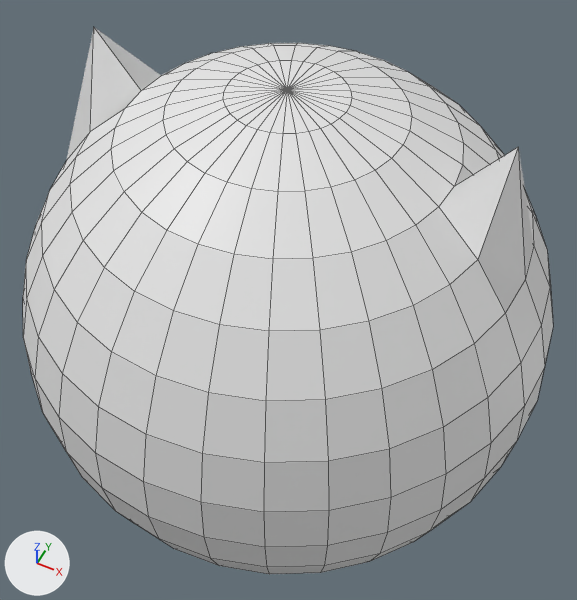
What one commit did to the FBX model resources/objects/sphere/sphere.fbx.
Rendered twice from a 50 mm camera at (0.94, -1.87, 2.38) aimed at (0.0, 0.02, 0.03). The axes (+X, +Y, +Z) are drawn at lower left. The lights are the same throughout. Mesh edges are drawn as thin lines.

Script lines for the objects in view, before the commit:
```python
me_球体 = bpy.data.meshes.new('球体')
me_球体.from_pydata(...)  # 482 vertices, 512 faces; spans x -1.0..1.0, y -1.0..1.0, z -1.0..1.03
ob_球体 = bpy.data.objects.new('球体', me_球体)
ob_球体.location = (0.0, 0.0, 0.0)
```
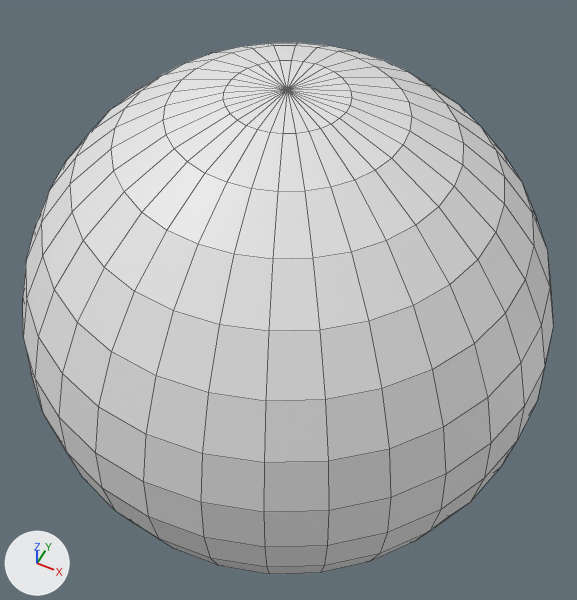
The newer file is also rescaled (x0.01), turned or shifted as a whole; pictures and numbers use the older file's frame.

Patch to the scene script:
```diff
--- a/resources/objects/sphere/sphere.fbx.py
+++ b/resources/objects/sphere/sphere.fbx.py
@@ me_球体 @@
 me_球体.from_pydata(...)  # 482 vertices, 512 faces; spans x -1.0..1.0, y -1.0..1.0, z -1.0..1.03
 # used by ob_球体; location = (0.0, 0.0, 0.0)
-me_球体.vertices[115].co = (0.71, 0.0, 1.03)  # pixel (518, 146)
-me_球体.vertices[356].co = (-0.71, 0.0, 1.03)  # pixel (93, 26)
+# me_球体 part 1
+me_球体.vertices[115].co = (0.71, 0.0, 0.71)  # pixel (495, 232)
+# me_球体 part 2
+me_球体.vertices[356].co = (-0.71, 0.0, 0.71)  # pixel (110, 109)
```

Pixel boxes [x1, y1, x2, y2] of what changed, in the pictures (577 x 600 px; the box of a moved part takes in the faces that stretch with it):
'球体', reshaped
    before: [23, 27, 553, 574]
    after: [23, 43, 553, 574]
part 1 of me_球体, moved or reshaped
    before: [439, 147, 534, 313]
    after: [439, 165, 534, 313]
part 2 of me_球体, moved or reshaped
    before: [66, 27, 161, 161]
    after: [92, 76, 160, 130]
